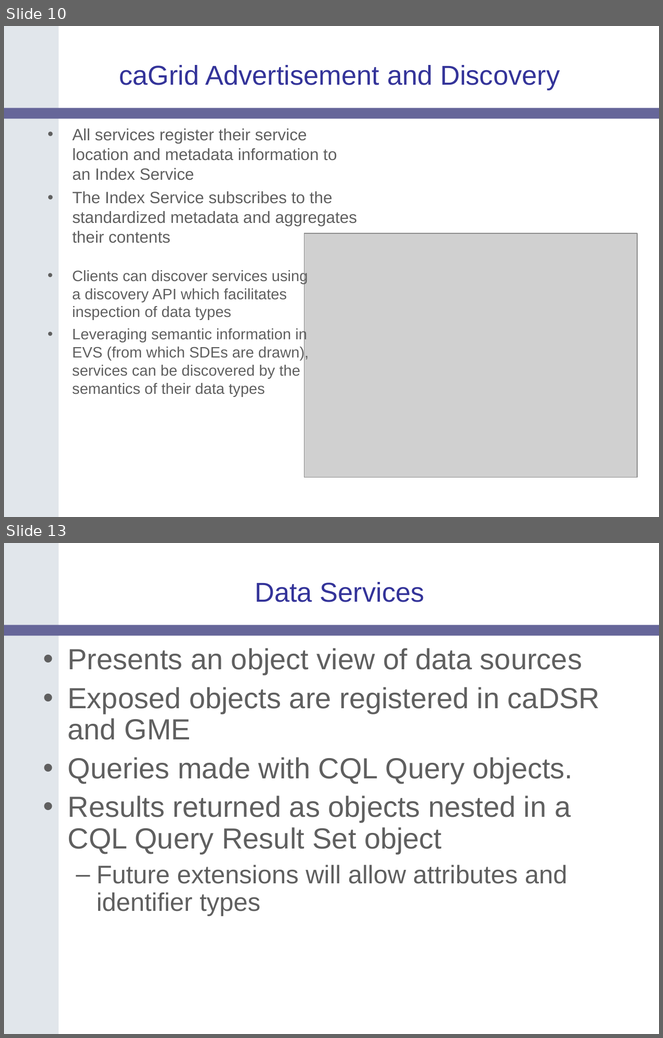
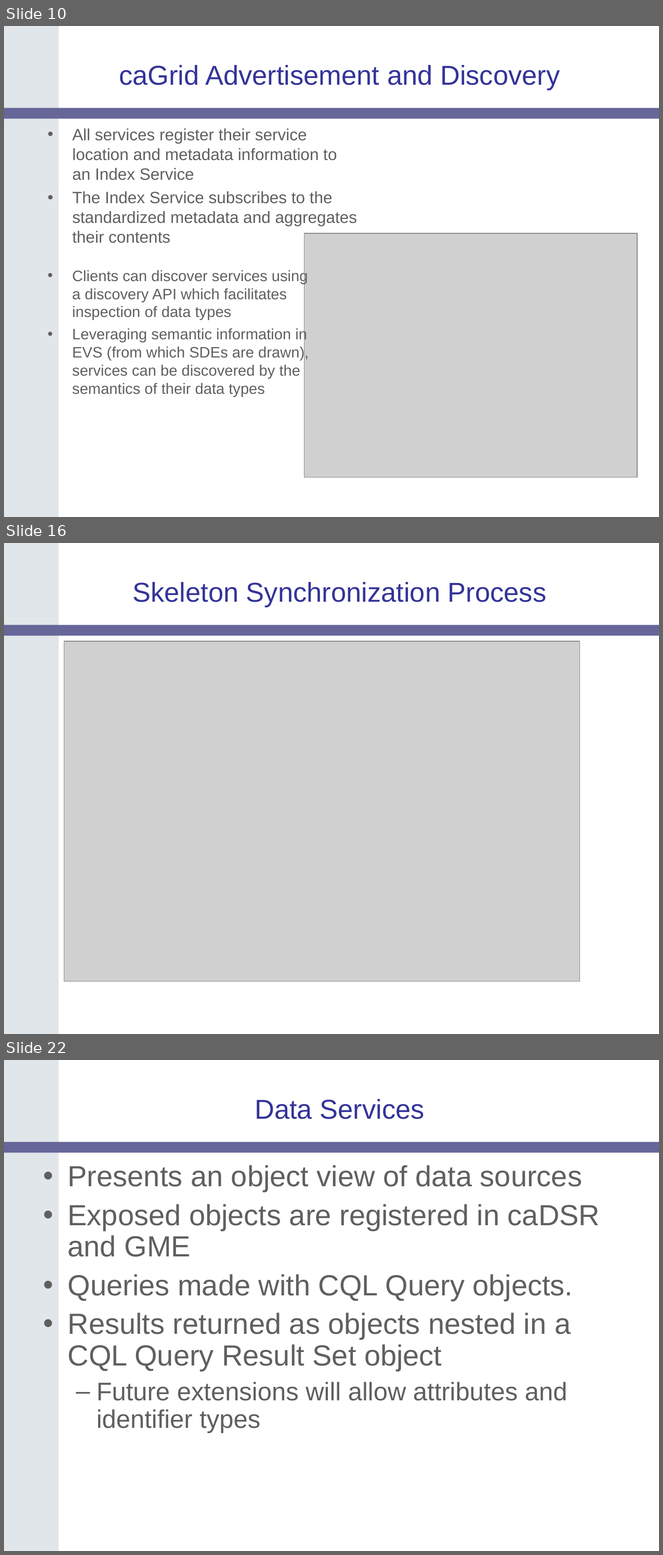
Before and after one commit to NCIP/cagrid-portal, a slide deck: cagrid-1-0/Documentation/presentations/200604_AnnualMeeting/caGrid-1.0-Architecture_caBIG-Annual-Meeting06.ppt. Shown one above the other, each under a label of ours: slides 10 and 13 before the commit, slides 10, 16 and 22 after it; the slides between them are not shown. The pictures are 663x1038 and 663x1555 pixels, drawn with LibreOffice and Linux fonts; fonts in the diff are those of the drawing; grey boxes stand for pictures; background and template pictures are left out. Boxes give left, top, right and bottom in pixels: in the first picture for what was removed or moved away, otherwise in the second. Text is boxed around its words. In the diff, an @@ line names an element or a change of style, - is before the commit and + after.

```diff
--- a/cagrid-1-0/Documentation/presentations/200604_AnnualMeeting/caGrid-1.0-Architecture_caBIG-Annual-Meeting06.ppt
+++ b/cagrid-1-0/Documentation/presentations/200604_AnnualMeeting/caGrid-1.0-Architecture_caBIG-Annual-Meeting06.ppt
@@ slide 16 added at box(4, 543, 659, 1034), background #FFFFFF; not listed: 2 template elements that a slide beside it also shows @@
@@ title added at box(132, 582, 547, 607), 30 pt, text #333399 @@
+Skeleton Synchronization Process
@@ picture added at box(64, 641, 581, 981) @@
@@ what was slide 13 is now slide 22 @@
```
Also in this commit, not shown: 1 slide changed, 10 other slides added, 2 slides removed.
